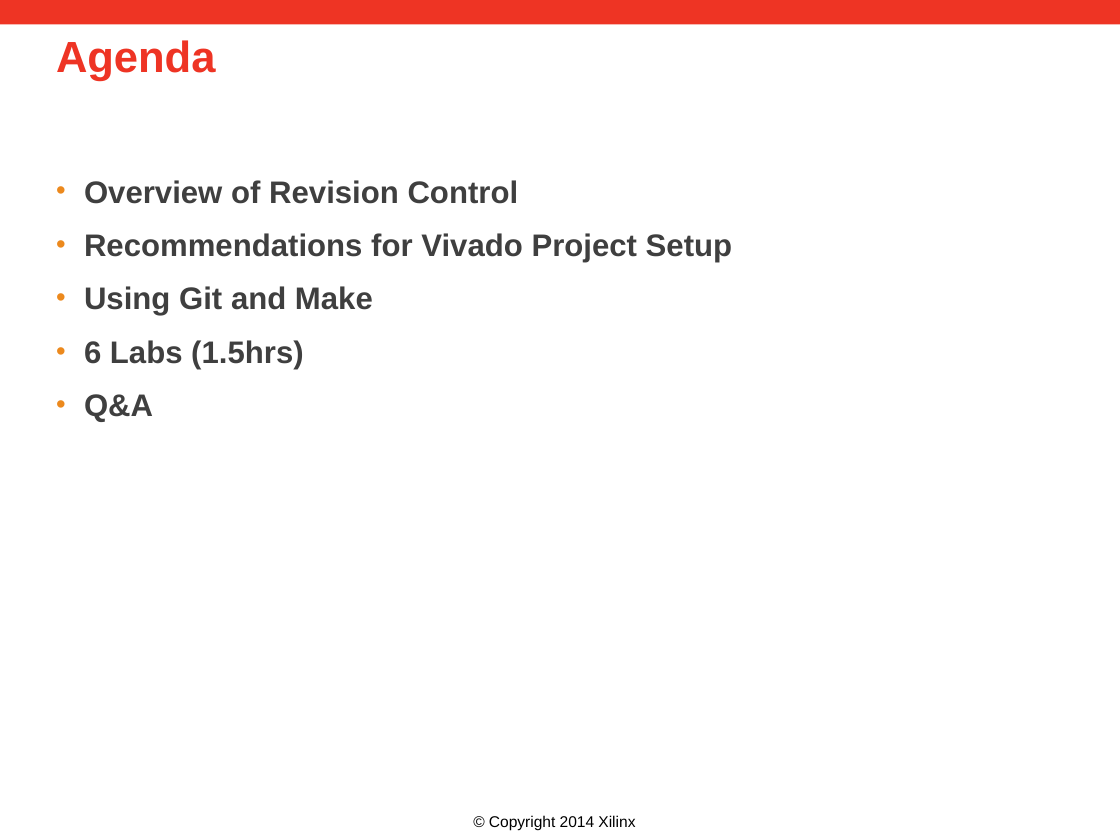
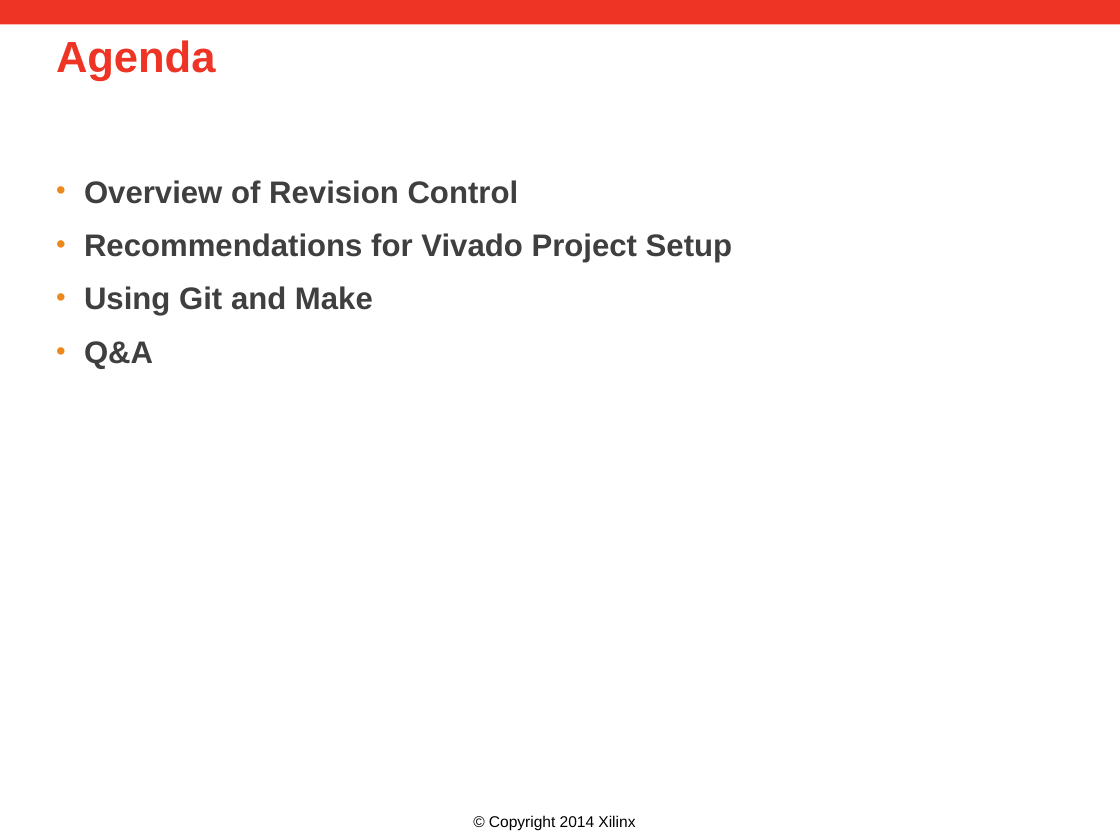
Before and after one commit to Xilinx/revCtrl, a slide deck: slide 2 of doc/versionControl.pptx. Drawn at 1120x840 pixels with LibreOffice and Linux fonts; fonts in the diff are those of the drawing; background and template pictures are left out. Boxes give left, top, right and bottom in pixels: in the first picture for what was removed or moved away, otherwise in the second. Text is boxed around its words. In the diff, an @@ line names an element or a change of style, - is before the commit and + after.

```diff
--- a/doc/versionControl.pptx
+++ b/doc/versionControl.pptx
@@ text at (x1=84, y1=340, x2=303, y2=369): paragraph removed @@
-• 6 Labs (1.5hrs)
```
Also in this commit, not shown: 1 other slide changed, 6 slides added, 1 other file.
